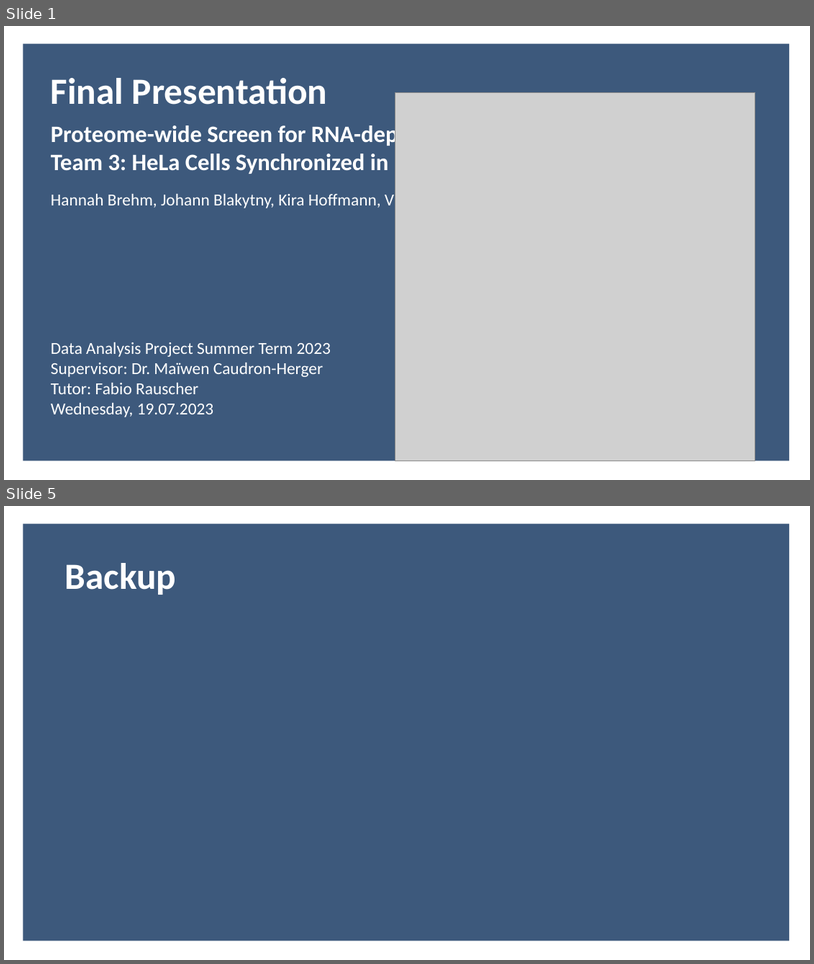
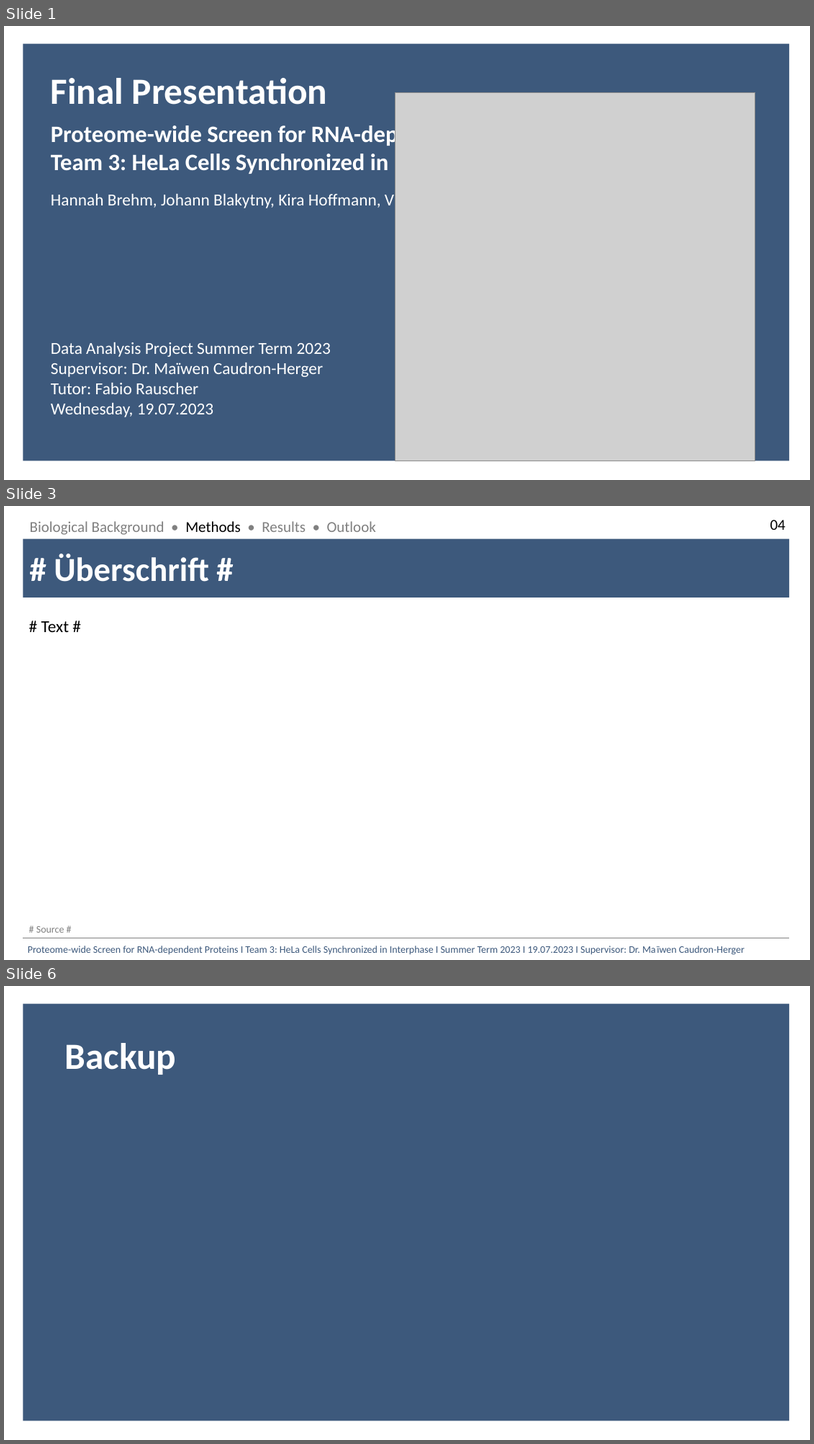
Before and after one commit to datascience-mobi-2023/topic03_team03, a slide deck: Template_Final_Presentation.pptx. Shown one above the other, each under a label of ours: slides 1 and 5 before the commit, slides 1, 3 and 6 after it; the slides between them are not shown. The pictures are 814x964 and 814x1444 pixels, drawn with LibreOffice and Linux fonts; fonts in the diff are those of the drawing; grey boxes stand for pictures. Boxes give left, top, right and bottom in pixels: in the first picture for what was removed or moved away, otherwise in the second. Text is boxed around its words. In the diff, an @@ line names an element or a change of style, - is before the commit and + after.

Commit message:
Methods als Folie hinzugefügt

```diff
--- a/Template_Final_Presentation.pptx
+++ b/Template_Final_Presentation.pptx
@@ slide 3 added at [4,506,810,960], background #FFFFFF @@
@@ text added at [30,521,376,535], 18 pt, text #808080 @@
+Biological Background • Methods • Results • Outlook
@@ text added at [771,520,786,530], 18 pt, text #000000 @@
+04
@@ rectangle added at [23,538,790,597], fill #3D597C @@
@@ text added at [54,554,209,582], 40 pt, text #FFFFFF, bold @@
+# Überschrift #
@@ text added at [41,621,70,632], 20 pt, text #000000 @@
+# Text #
@@ text added at [36,926,64,932], 12 pt, text #808080 @@
+# Source #
@@ line added from (23, 938) to (790, 938), #808080 1 pt @@
@@ text added at [28,945,745,955], 12 pt, text #3D597C @@
+Proteome-wide Screen for RNA-dependent Proteins I Team 3: HeLa Cells Synchronized in Interphase I Summer Term 2023 I 19.07.2023 I Supervisor: Dr. Maïwen Caudron-Herger
@@ what was slide 5 is now slide 6 @@
```
Also in this commit, not shown: 4 slides changed.
